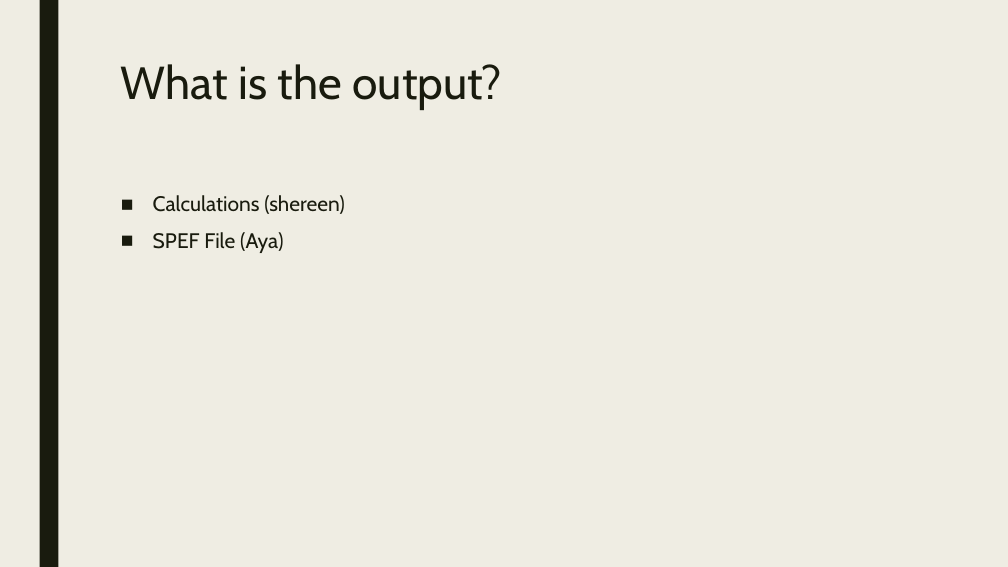
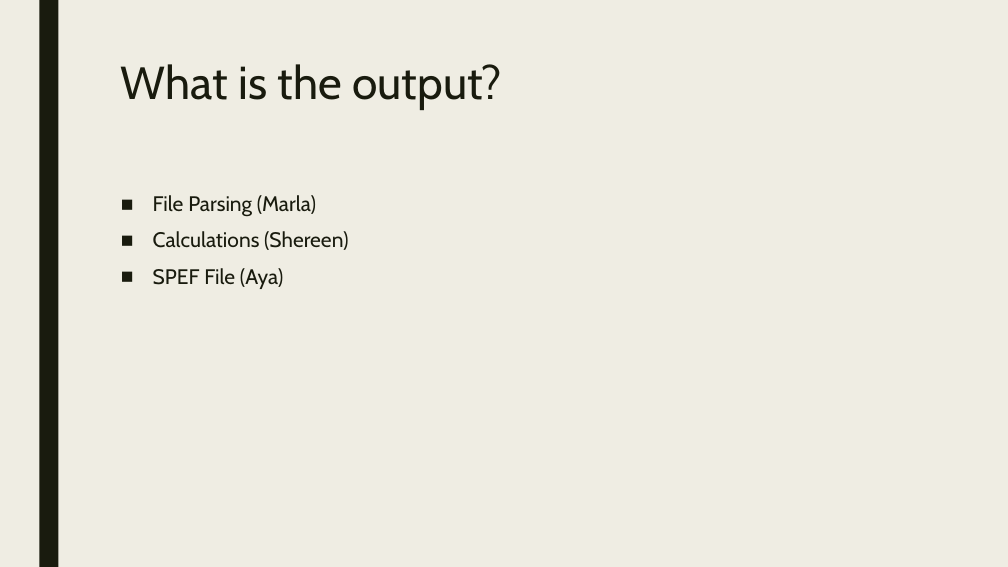
Before and after one commit to Goldent00thbrush/SPEF_Extractor, a slide deck: slide 4 of Project_Presentation.pptx. Drawn at 1008x567 pixels with LibreOffice and Linux fonts; fonts in the diff are those of the drawing. Boxes give left, top, right and bottom in pixels: in the first picture for what was removed or moved away, otherwise in the second. Text is boxed around its words. In the diff, an @@ line names an element or a change of style, - is before the commit and + after.

```diff
--- a/Project_Presentation.pptx
+++ b/Project_Presentation.pptx
@@ text at <box>153,195,348,250</box>: text changed @@
-■ Calculations (shereen)
+■ File Parsing (Marla)
+■ Calculations (Shereen)
```
Also in this commit, not shown: 2 other slides changed, 1 slide added, 2 slides removed.
